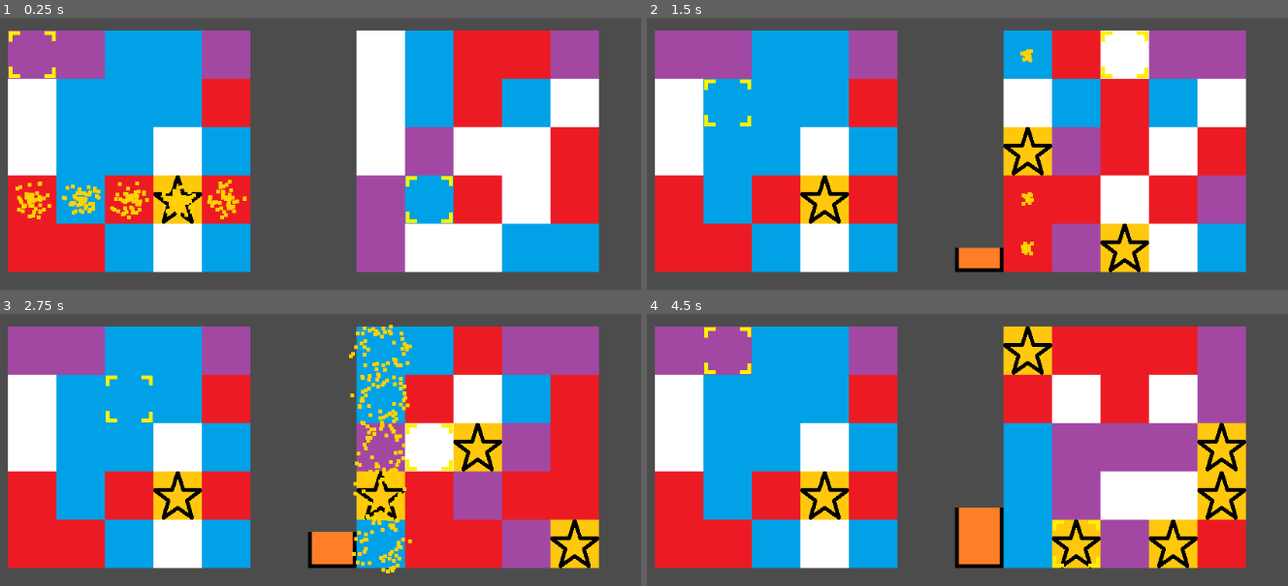
Above: before the commit, frames 1-4 (two rows, left to right).
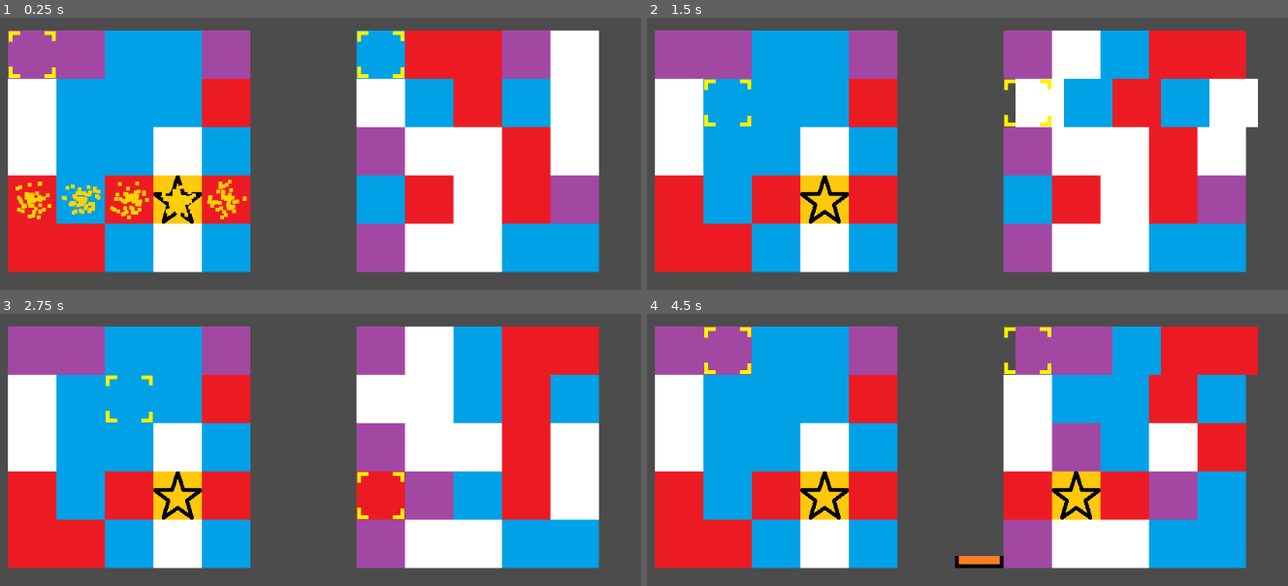
Above: after the commit, the same moments.

Repository: NolanWhitecotton/TilsVersus
Game: Godot game, scene res://Objects/Game/game.tscn
Same seed, same stepped clock (60 frames per second), same inputs: the game is played once before the commit and once after it. Before the commit the project starts from res://scenes/game.tscn.
Inputs:
- Up to frame 1 (0.25 s): no input
- Up to frame 2 (1.5 s): hold D (cursor_right) 0.53-1.28 s; tap Shift (select_move) at 0.6, 1.35 s; hold S (cursor_down) from 1.28 s (still down)
- Up to frame 3 (2.75 s): release S (cursor_down) at 2.03 s; hold D (cursor_right) from 2.03 s (still down); tap Shift (select_move) at 2.1 s
- Up to frame 4 (4.5 s): release D (cursor_right) at 2.78 s; hold W (cursor_up) 2.78-3.53 s; tap Shift (select_move) at 2.85, 3.6, 4.35 s; hold A (cursor_left) from 3.53 s (still down)

The runs differ from the first frame. In frame 1, 18% of the frame differs, in the area x 55-94%, y 4-76%; in frame 2, 23%; in frame 3, 31%; in frame 4, 33%, in the area x 47-96%, y 4-94%.

Commit message:
Reorganization

Diff:
--- a/YoshisCookie/scripts/board.gd
+++ b/YoshisCookie/Objects/Board/board.gd
@@ -1,18 +1,18 @@
 extends Node2D
 
 # dynamic textures
-var cursor_texture = preload("res://sprites/cursor.png")
-var cursor_texture_selected = preload("res://sprites/cursor_selected.png")
+var cursor_texture = preload("res://Objects/Board/cursor.png")
+var cursor_texture_selected = preload("res://Objects/Board/cursor_selected.png")
 var cookie_colors = [
-	preload("res://sprites/blue.png"),
-	preload("res://sprites/purple.png"),
-	preload("res://sprites/red.png"),
-	preload("res://sprites/white.png"),
-	preload("res://sprites/gold.png")
+	preload("res://Objects/Cookie/blue.png"),
+	preload("res://Objects/Cookie/purple.png"),
+	preload("res://Objects/Cookie/red.png"),
+	preload("res://Objects/Cookie/white.png"),
+	preload("res://Objects/Cookie/gold.png")
 	]
 
 # scenes
-var cookie_template = preload("res://scenes/cookie.tscn")
+var cookie_template = preload("res://Objects/Cookie/cookie.tscn")
 
 # globals
 const BOARD_SIZE = 5
@@ -20,8 +20,8 @@
 var is_moving = false
 export var health_x_offset = 0
 export var isAI = false
-#var AI_delay_seconds  = 0.5 #TODO let the AI check the score and modify this value to adjust
-var AI_delay_seconds = 0 #TODO let the AI check the score and modify this value to adjust
+var AI_delay_seconds  = 0.5 #TODO let the AI check the score and modify this value to adjust
+#var AI_delay_seconds = 0 #TODO let the AI check the score and modify this value to adjust
 
 #enums
 enum LineType {ROW, COLUMN}
@@ -33,12 +33,15 @@
 var animation_line_direction
 var animation_line_position
 
-var AI_time_until_move = AI_delay_seconds
+var ai_completing_color = -1
+var ai_line_type
+var ai_line_pos
+var AI_time_until_move
 
 # generates the 5x5 grid of cookies
 func generate_cookie_grid():
-	#reset vars
-	for _i in range(BOARD_SIZE):#todo this for loop do anything?
+	#append once for each row of the array
+	for _i in range(BOARD_SIZE):
 		cookie_grid.append([])
 
 	# generate 5 of each tile randomly placed
@@ -71,8 +74,13 @@
 
 	randomize()
 	generate_cookie_grid()
+
 	find_node("health").margin_left = health_x_offset
 	find_node("health").margin_right = health_x_offset
+
+	ai_set_line_typepos()
+
+	AI_time_until_move = AI_delay_seconds
 
 
 # starts the cookie moving animation
@@ -157,21 +165,13 @@
 		if count >= 5:
 			possible.append(testing)
 
-	print(possible)
 	return possible
 
 
 func select_possible_color():
 	var valid_colors = get_all_possible_colors()
 	var selecting = valid_colors[randi() % valid_colors.size()]
-	print("selecting=" + str(selecting))
 	return selecting
-
-
-
-var ai_completing_color = -1
-var ai_line_type
-var ai_line_pos
 
 
 func get_incomplete_in_line(var lineType, var linePos, var goalColor):
@@ -188,14 +188,8 @@
 
 
 func ai_set_line_typepos():
-	# TODO this is called every frame, call it only when
-	# the new line color is picked, probably put it in the line completion area
-	# so that the AI doesnt pick a new row every frame
-	ai_line_type =  LineType.COLUMN
-	ai_line_pos = 0
-	#ai_line_pos = randi() % 5
-	#TODO make AI calculated and not hardcoded
-	#TODO make AI  work on columns not just rows
+	ai_line_type =  LineType.COLUMN if randi()%2 else LineType.ROW
+	ai_line_pos = randi() % 5
 
 var ai_anchor_x
 var ai_anchor_y
@@ -206,7 +200,7 @@
 		if(ai_completing_color==-1):
 			ai_completing_color = select_possible_color()
 
-		ai_set_line_typepos()
+		#ai_set_line_typepos()
 		var to_get_in_place = get_incomplete_in_line(ai_line_type, ai_line_pos, ai_completing_color)
 		#select the color and linepos to complete
 
@@ -229,14 +223,12 @@
 					break
 
 		#set the anchor
-		if(ai_line_type==LineType.ROW):#TODO cols
+		if(ai_line_type==LineType.ROW):
 			ai_anchor_x = to_get_in_place[0]
 			ai_anchor_y = piece_y
 		else:
 			ai_anchor_x = piece_x
 			ai_anchor_y = to_get_in_place[0]
-			#TODO make AI  work on columns not just rows
-			pass
 
 		#set the cursor to the anchor position
 		var cursor = find_node("cursor")
@@ -264,7 +256,7 @@
 
 # handles user input and moves the cursor accordingly
 func handle_cursor_movement(delta):
-	if get_parent().winner != board.Players.NOONE: #if the game is over
+	if get_parent().winner != board_class.Players.NOONE: #if the game is over
 		return
 
 	if isAI:
@@ -325,8 +317,6 @@
 
 func do_special_match():
 	get_parent().affectOther(get_instance_id())
-	print("Special match!")
-
 
 
 func add_points(points):
@@ -335,7 +325,7 @@
 
 func handle_completed_line(type, pos):
 	ai_completing_color = -1
-	print("line completed")
+	ai_set_line_typepos()
 
 	add_points(5)
 
--- a/YoshisCookie/scenes/board.tscn
+++ b/YoshisCookie/Objects/Board/board.tscn
@@ -1,8 +1,8 @@
 [gd_scene load_steps=4 format=2]
 
-[ext_resource path="res://scripts/board.gd" type="Script" id=1]
-[ext_resource path="res://sprites/cursor.png" type="Texture" id=2]
-[ext_resource path="res://sprites/fullProgressBar.png" type="Texture" id=3]
+[ext_resource path="res://Objects/Board/board.gd" type="Script" id=1]
+[ext_resource path="res://Objects/Board/fullProgressBar.png" type="Texture" id=2]
+[ext_resource path="res://Objects/Board/cursor.png" type="Texture" id=3]
 
 [node name="board" type="Node2D"]
 script = ExtResource( 1 )
@@ -13,7 +13,7 @@
 
 [node name="cursor_sprite" type="Sprite" parent="cursor"]
 z_index = 1
-texture = ExtResource( 2 )
+texture = ExtResource( 3 )
 
 [node name="HealthNode" type="Node2D" parent="."]
 
@@ -22,7 +22,7 @@
 margin_top = -32.0
 margin_right = 32.0
 margin_bottom = 288.0
-texture_progress = ExtResource( 3 )
+texture_progress = ExtResource( 2 )
 fill_mode = 3
 __meta__ = {
 "_edit_use_anchors_": false
--- a/YoshisCookie/scenes/cookie.tscn
+++ b/YoshisCookie/Objects/Cookie/cookie.tscn
@@ -1,8 +1,8 @@
 [gd_scene load_steps=4 format=2]
 
-[ext_resource path="res://sprites/red.png" type="Texture" id=2]
+[ext_resource path="res://Objects/Cookie/red.png" type="Texture" id=1]
 
-[sub_resource type="GDScript" id=2]
+[sub_resource type="GDScript" id=1]
 script/source = "extends Node
 
 
@@ -27,13 +27,13 @@
 color = Color( 1, 0.827451, 0, 1 )
 
 [node name="Node" type="Node2D"]
-script = SubResource( 2 )
+script = SubResource( 1 )
 __meta__ = {
 "_edit_group_": true
 }
 
 [node name="cookie" type="Sprite" parent="."]
-texture = ExtResource( 2 )
+texture = ExtResource( 1 )
 
 [node name="MatchParticles" type="Particles2D" parent="."]
 z_index = 2
--- a/YoshisCookie/scenes/game.gd
+++ b/YoshisCookie/Objects/Game/game.gd
@@ -6,7 +6,7 @@
 var board1 = find_node("board1")
 var board2 = find_node("board2")
 
-class_name board
+class_name board_class
 
 # Called when the node enters the scene tree for the first time.
 func _ready():
--- a/YoshisCookie/scenes/game.tscn
+++ b/YoshisCookie/Objects/Game/game.tscn
@@ -1,7 +1,7 @@
 [gd_scene load_steps=3 format=2]
 
-[ext_resource path="res://scenes/board.tscn" type="PackedScene" id=1]
-[ext_resource path="res://scenes/game.gd" type="Script" id=2]
+[ext_resource path="res://Objects/Board/board.tscn" type="PackedScene" id=1]
+[ext_resource path="res://Objects/Game/game.gd" type="Script" id=2]
 
 [node name="game" type="Node"]
 script = ExtResource( 2 )
--- a/YoshisCookie/project.godot
+++ b/YoshisCookie/project.godot
@@ -10,18 +10,18 @@
 
 _global_script_classes=[ {
 "base": "Node",
-"class": "board",
+"class": "board_class",
 "language": "GDScript",
-"path": "res://scenes/game.gd"
+"path": "res://Objects/Game/game.gd"
 } ]
 _global_script_class_icons={
-"board": ""
+"board_class": ""
 }
 
 [application]
 
 config/name="YoshisCookie"
-run/main_scene="res://scenes/game.tscn"
+run/main_scene="res://Objects/Game/game.tscn"
 config/icon="res://icon.png"
 
 [display]
Renamed: YoshisCookie/sprites/cursor.png -> YoshisCookie/Objects/Board/cursor.png
Not shown, changed: YoshisCookie/Objects/Board/cursor.png.import
Renamed: YoshisCookie/sprites/cursor_selected.png -> YoshisCookie/Objects/Board/cursor_selected.png
Not shown, changed: YoshisCookie/Objects/Board/cursor_selected.png.import
Renamed: YoshisCookie/sprites/fullProgressBar.png -> YoshisCookie/Objects/Board/fullProgressBar.png
Not shown, changed: YoshisCookie/Objects/Board/fullProgressBar.png.import
Renamed: YoshisCookie/sprites/blue.png -> YoshisCookie/Objects/Cookie/blue.png
Not shown, changed: YoshisCookie/Objects/Cookie/blue.png.import
Not shown: 2 places in YoshisCookie/Objects/Cookie/cookie.tscn that only renumber resources
Renamed: YoshisCookie/sprites/gold.png -> YoshisCookie/Objects/Cookie/gold.png
Not shown, changed: YoshisCookie/Objects/Cookie/gold.png.import
Renamed: YoshisCookie/sprites/purple.png -> YoshisCookie/Objects/Cookie/purple.png
(and 5 more such lines)
